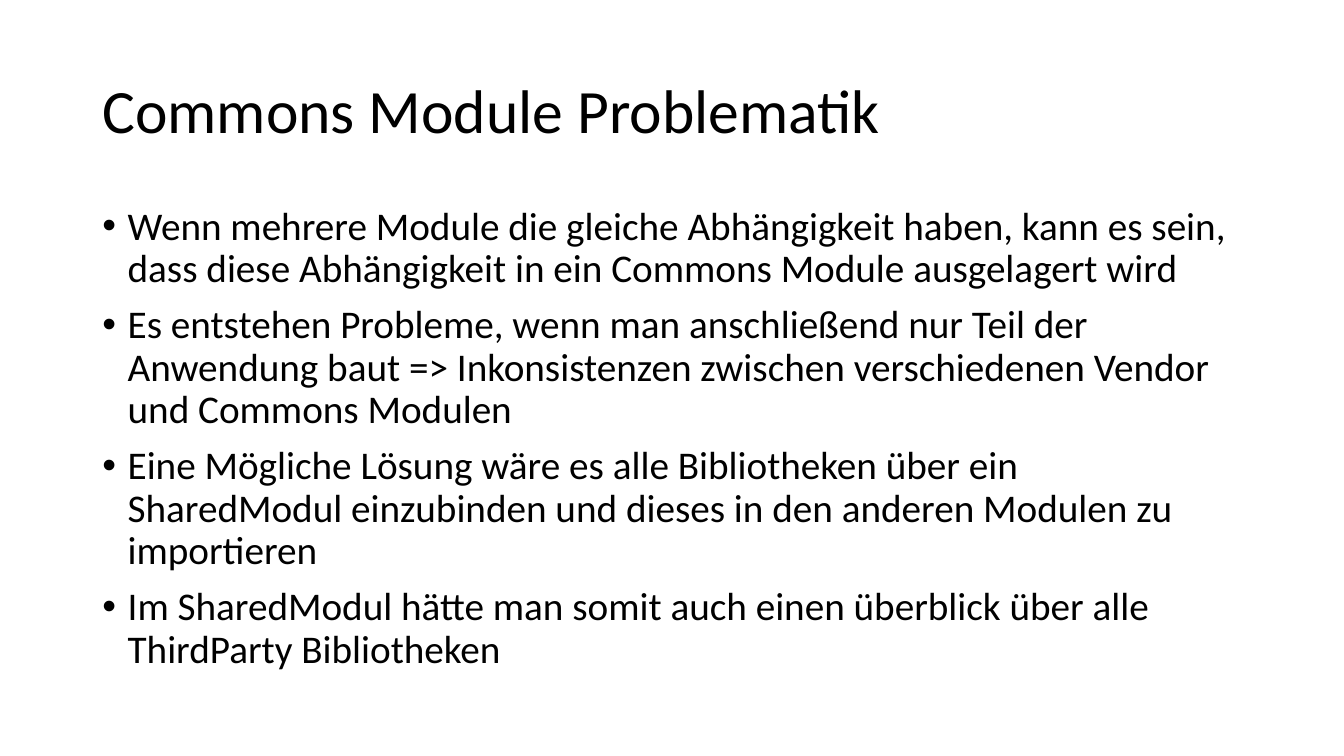
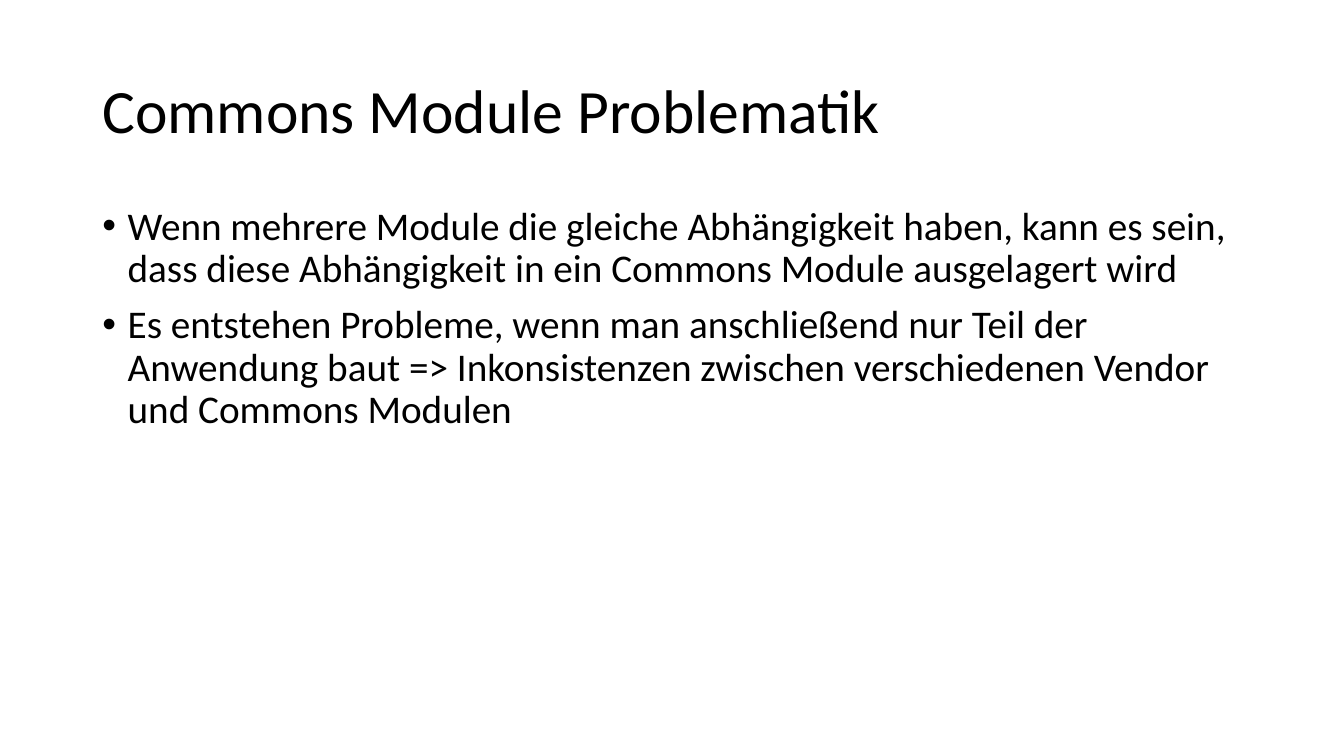
Before and after one commit to EnnoLohmann/AngularChunkReplacement, a slide deck: slide 7 of ChunkReplacement.pptx (slide 9 before the commit). Drawn at 1344x756 pixels with LibreOffice and Linux fonts; fonts in the diff are those of the drawing. Boxes give left, top, right and bottom in pixels: in the first picture for what was removed or moved away, otherwise in the second. Text is boxed around its words. In the diff, an @@ line names an element or a change of style, - is before the commit and + after.

```diff
--- a/ChunkReplacement.pptx
+++ b/ChunkReplacement.pptx
@@ text at (128, 451, 1172, 670): paragraphs removed @@
-• Eine Mögliche Lösung wäre es alle Bibliotheken über ein SharedModul einzubinden und dieses in den anderen Modulen zu importieren
-• Im SharedModul hätte man somit auch einen überblick über alle ThirdParty Bibliotheken
```
Also in this commit, not shown: 6 other slides changed, 4 slides added, 5 slides removed.
